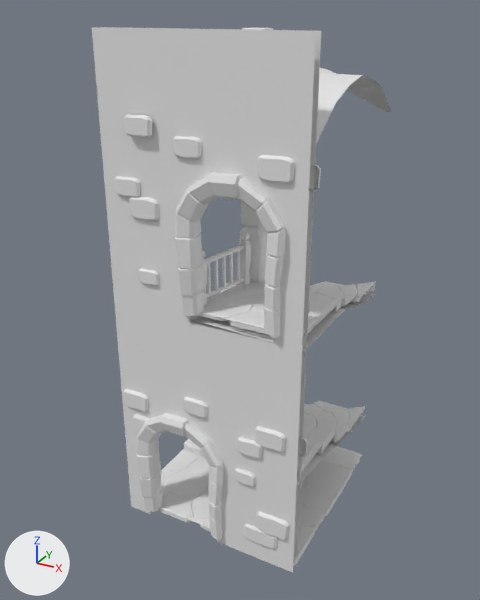
The FBX model Assets/BrokenVector/UltimateDungeonPack/Models/Tiles/Staircase.fbx, before and after one commit.
Rendered twice from a 50 mm camera at (5.88, -11.35, 10.1) aimed at (-0.18, -0.33, 4.59). The lights are fixed; the arrows at lower left show +X, +Y and +Z. Where no turn or scale is listed for an object, it has been applied to the vertices. Vertices at the same position are counted once.

The scene before the commit, as lines of its bpy script (objects in view):
```python
me_staircase = bpy.data.meshes.new('Staircase')
me_staircase.from_pydata(...)  # 11268 vertices, 8615 faces; spans x -2.07..2.08, y -2.3..2.05, z -0.23..9.8
# faces by material slot: [2124, 6373, 118]
me_staircase.materials.append(mat_stone_wall)  # white #e7e7e7
me_staircase.materials.append(mat_stone_floor)  # white #e7e7e7
me_staircase.materials.append(mat_wood_polished)  # white #e7e7e7
ob_staircase = bpy.data.objects.new('Staircase', me_staircase)
ob_staircase.location = (0.0, 0.0, 0.0)
```
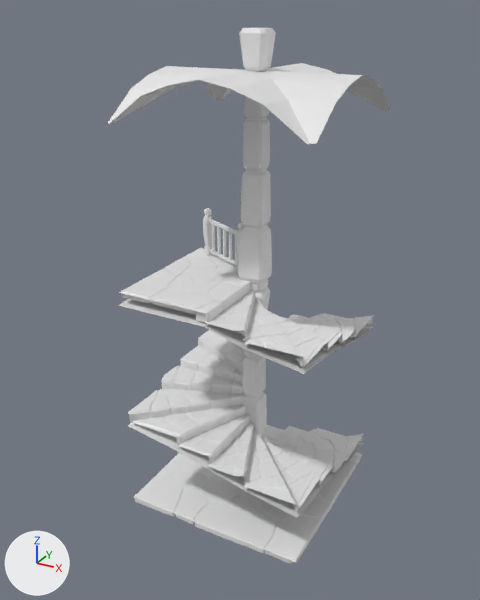
Changed parts and their boxes (x1, y1, x2, y2) in the pictures (480 x 600 px; the box of a moved part takes in the faces that stretch with it):
'Staircase', reshaped: before (92, 27, 391, 573); after (107, 28, 391, 563)
part 1 of me_staircase, moved or reshaped (not visible before): after (151, 469, 206, 487)
part 2 of me_staircase, moved or reshaped (not visible afterwards): before (164, 470, 206, 501)
part 3 of me_staircase, moved or reshaped (not visible before): after (202, 475, 252, 504)
part 4 of me_staircase, moved or reshaped: before (192, 493, 209, 520); after (194, 461, 217, 477)
part 5 of me_staircase, moved or reshaped: before (185, 456, 209, 479); after (267, 437, 275, 444)
part 6 of me_staircase, added: after (135, 482, 184, 516)
part 7 of me_staircase, moved or reshaped (not visible before): after (283, 511, 294, 520)
part 8 of me_staircase, moved or reshaped: before (300, 479, 305, 491); after (227, 494, 262, 511)
part 9 of me_staircase, moved or reshaped (not visible before): after (258, 498, 284, 522)
part 10 of me_staircase, moved or reshaped (not visible afterwards): before (204, 478, 209, 493)
part 11 of me_staircase, moved or reshaped (not visible afterwards): before (160, 493, 194, 522)
part 12 of me_staircase, added: after (349, 452, 361, 465)
part 13 of me_staircase, moved or reshaped (not visible before): after (321, 461, 356, 505)
part 14 of me_staircase, moved or reshaped: before (178, 449, 200, 458); after (277, 429, 285, 439)
part 15 of me_staircase, moved or reshaped: before (166, 457, 197, 471); after (264, 425, 277, 440)
part 16 of me_staircase, moved or reshaped (not visible before): after (281, 427, 307, 439)
part 17 of me_staircase, moved or reshaped (not visible before): after (273, 435, 293, 446)
part 18 of me_staircase, moved or reshaped: before (304, 403, 326, 415); after (299, 431, 325, 444)
part 19 of me_staircase, deleted: before (92, 27, 377, 573)
part 20 of me_staircase, built on: before (137, 282, 375, 566); after (118, 208, 374, 563)

Patch to the scene script:
```diff
--- a/Assets/BrokenVector/UltimateDungeonPack/Models/Tiles/Staircase.fbx.py
+++ b/Assets/BrokenVector/UltimateDungeonPack/Models/Tiles/Staircase.fbx.py
@@ me_staircase @@
-me_staircase.from_pydata(...)  # 11268 vertices, 8615 faces; spans x -2.07..2.08, y -2.3..2.05, z -0.23..9.8
+me_staircase.from_pydata(...)  # 9267 vertices, 7118 faces; spans x -2.03..2.05, y -2.04..2.03, z -0.23..9.77
+# me_staircase part 1: the loose piece of 48 vertices spanning x 0.59..1.38, y -2.0..-0.87, z -0.13..0.01 is turned -90 degrees about the z axis through the mesh origin
+# me_staircase part 2: the loose piece of 37 vertices spanning x -1.69..-0.71, y -1.48..-0.65, z -0.13..0.01 is turned -90 degrees about the z axis through the mesh origin
+# me_staircase part 3: the loose piece of 57 vertices spanning x -0.25..1.35, y -0.91..0.6, z -0.13..0.01 is turned -90 degrees about the z axis through the mesh origin
+# me_staircase part 4: the loose piece of 55 vertices spanning x -0.74..0.61, y -1.9..-0.34, z -0.13..0.01 is turned -90 degrees about the z axis through the mesh origin
+# me_staircase part 5: the loose piece of 39 vertices spanning x -1.54..-0.74, y -0.66..0.35, z -0.13..0.0 is turned -90 degrees about the z axis through the mesh origin
+# me_staircase part 6: the loose piece of 32 vertices spanning x 1.19..2.0, y -2.0..-0.92, z -0.13..0.01 is copied, and the copy is turned -90 degrees about the z axis through the mesh origin; it spans x -2.0..-0.92, y -2.0..-1.19, z -0.13..0.01
+# me_staircase part 7: the loose piece of 40 vertices spanning x 0.48..1.02, y 1.09..1.52, z -0.12..0.0 is turned -90 degrees about the z axis through the mesh origin
+# me_staircase part 8: the loose piece of 36 vertices spanning x 0.63..1.24, y -0.06..0.73, z -0.13..0.01 is turned -90 degrees about the z axis through the mesh origin
+# me_staircase part 9: the loose piece of 36 vertices spanning x 0.28..1.15, y 0.43..1.25, z -0.13..0.01 is turned -90 degrees about the z axis through the mesh origin
+# me_staircase part 10: the loose piece of 36 vertices spanning x -0.88..-0.21, y -1.09..-0.38, z -0.13..0.01 is turned -90 degrees about the z axis through the mesh origin
+# me_staircase part 11: the loose piece of 34 vertices spanning x -1.36..-0.48, y -2.0..-1.48, z -0.13..0.01 is turned -90 degrees about the z axis through the mesh origin
+# me_staircase part 12: the loose piece of 38 vertices spanning x -2.0..-1.57, y 1.21..1.99, z -0.13..0.01 is copied, and the copy is turned -90 degrees about the z axis through the mesh origin; it spans x 1.21..1.99, y 1.57..2.0, z -0.13..0.01
+# me_staircase part 13: the loose piece of 44 vertices spanning x -1.58..-0.01, y 1.3..1.99, z -0.13..0.01 is turned -90 degrees about the z axis through the mesh origin
+# me_staircase part 14: the loose piece of 36 vertices spanning x -2.0..-1.4, y -0.3..0.49, z -0.13..0.0 is turned -90 degrees about the z axis through the mesh origin
+# me_staircase part 15: the loose piece of 38 vertices spanning x -2.0..-1.47, y -0.81..-0.12, z -0.13..0.01 is turned -90 degrees about the z axis through the mesh origin
+# me_staircase part 16: the loose piece of 66 vertices spanning x -0.03..0.79, y 1.42..1.9, z 0.79..1.02 is moved by (0.01, 0.0, -0.79)
+# me_staircase part 17: the loose piece of 62 vertices spanning x -1.51..-0.99, y -0.02..0.6, z 0.0..0.22 is turned -90 degrees about the z axis through the mesh origin
+# me_staircase part 18: the loose piece of 69 vertices spanning x 0.54..1.46, y 1.12..1.76, z 0.99..1.22 is moved by (0.0, 0.0, -0.79)
+# me_staircase part 19: 180 loose pieces with 8861 vertices, spanning x -2.07..2.08, y -2.3..2.05, z -0.2..9.8, are deleted
+# me_staircase part 20: 620 vertices removed from x -2.0..2.0, y -2.3..1.99, z -0.13..4.98; 7410 vertices added at x -2.03..2.05, y -2.04..2.03, z -0.13..6.05
 me_staircase.materials.append(mat_stone_wall)
```
